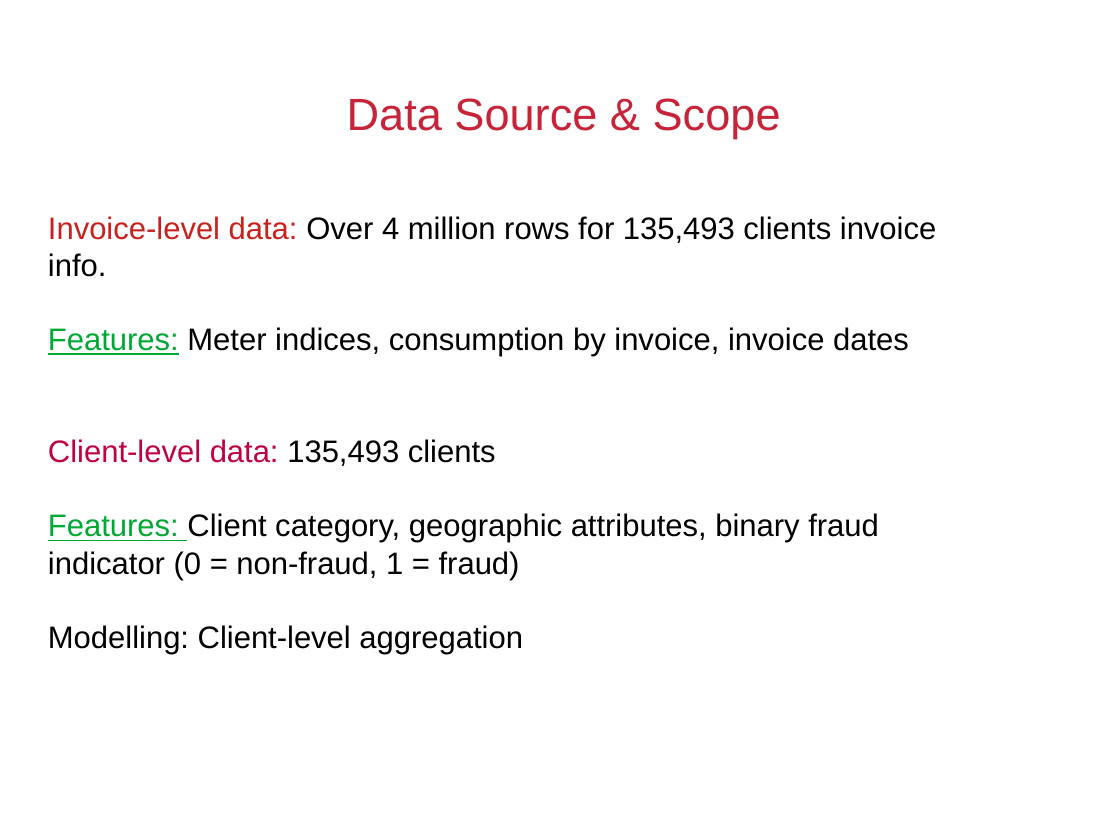
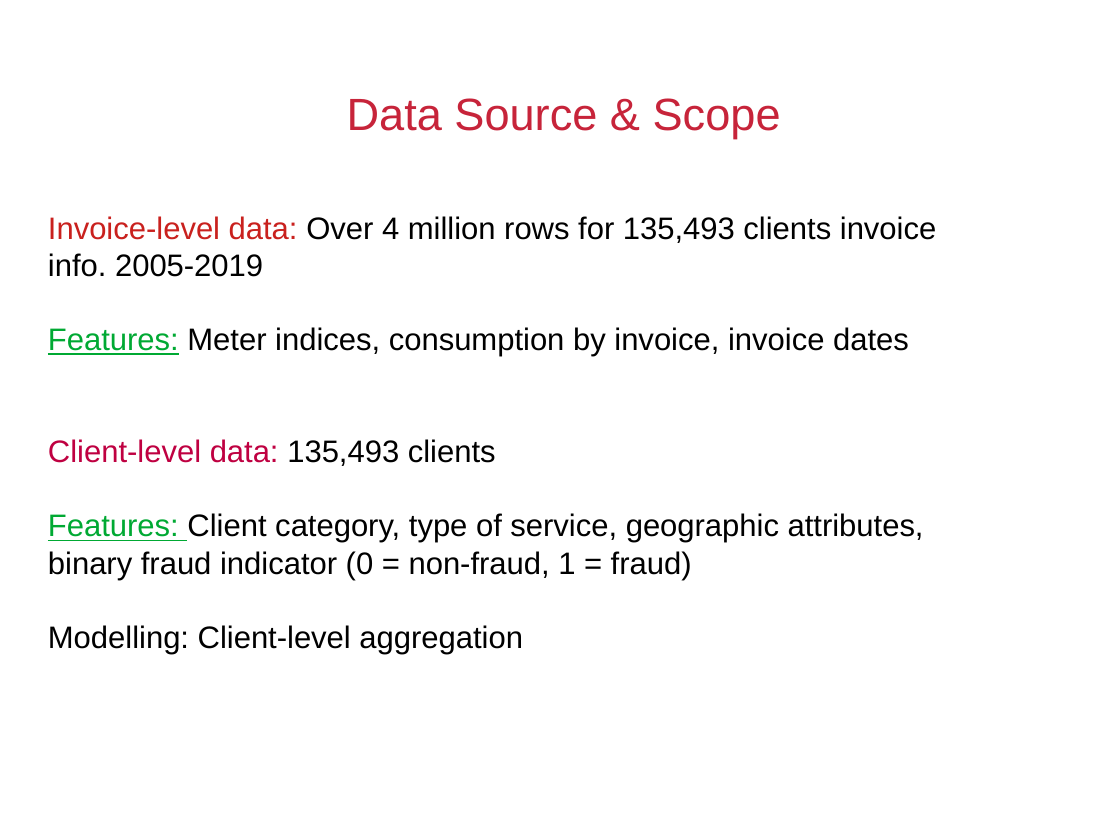
Before and after one commit to ozzienobayrak/fraud_detection_gas_electricity, a slide deck: slide 5 of Fraud_detection_presentation.odp (slide 4 before the commit). Drawn at 1120x840 pixels with LibreOffice and Linux fonts; fonts in the diff are those of the drawing; background and template pictures are left out. Boxes give left, top, right and bottom in pixels: in the first picture for what was removed or moved away, otherwise in the second. Text is boxed around its words. In the diff, an @@ line names an element or a change of style, - is before the commit and + after.

```diff
--- a/Fraud_detection_presentation.odp
+++ b/Fraud_detection_presentation.odp
@@ text at <box>48,216,936,277</box>: text changed @@
-Invoice-level data: Over 4 million rows for 135,493 clients invoice info.
+Invoice-level data: Over 4 million rows for 135,493 clients invoice info. 2005-2019
@@ text at <box>48,513,924,580</box>: text changed @@
-Features: Client category, geographic attributes, binary fraud indicator (0 = non-fraud, 1 = fraud)
+Features: Client category, type of service, geographic attributes, binary fraud indicator (0 = non-fraud, 1 = fraud)
```
Also in this commit, not shown: 6 other slides changed, 5 slides added, 1 slide removed, 4 other files.
